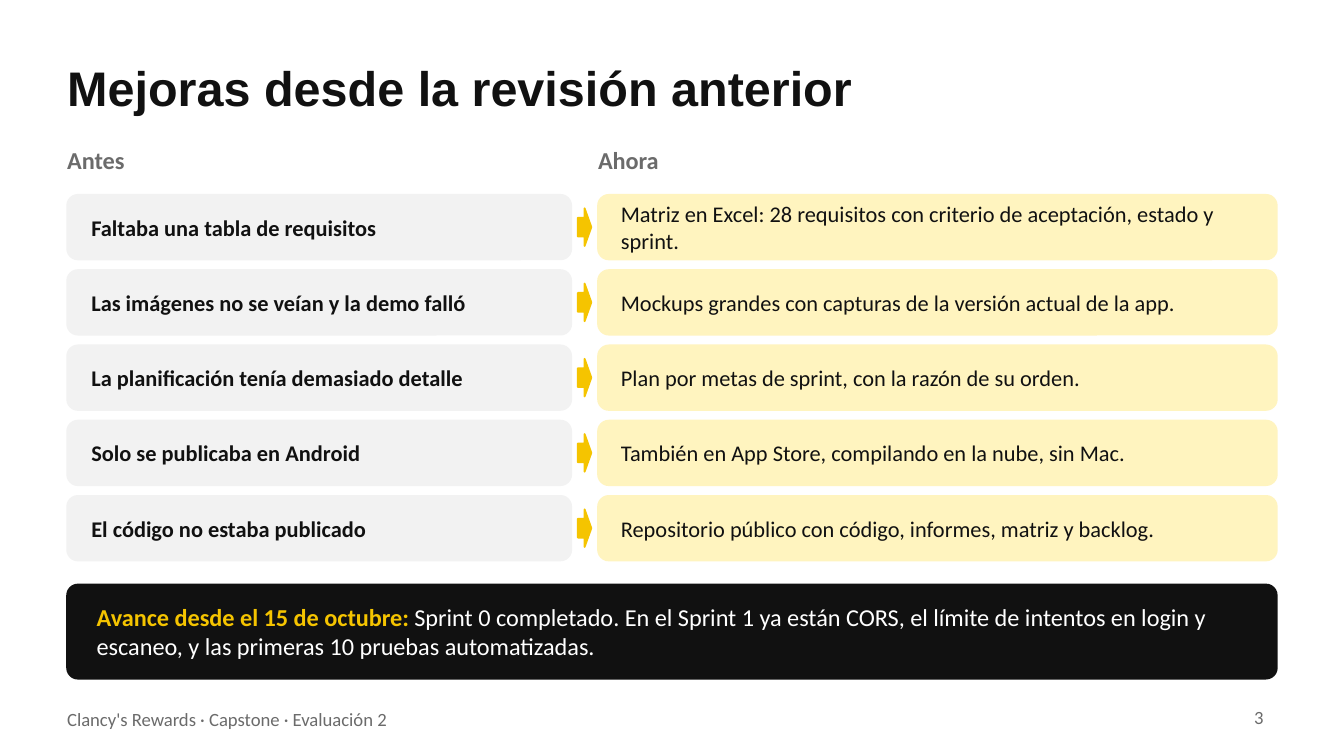
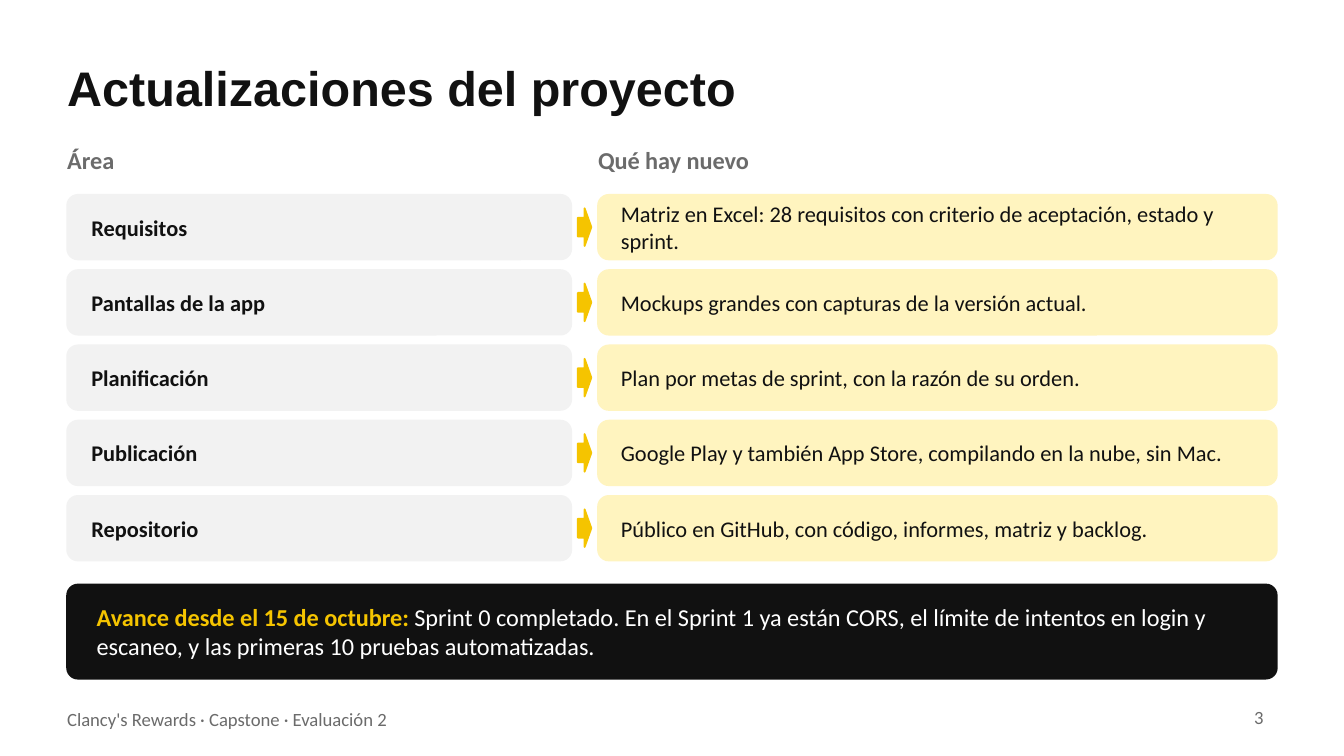
Before and after one commit to 44ndy/clancys-rewards, a slide deck: slide 3 of Fase 2/Evidencias Proyecto/Presentación Proyecto.pptx. Drawn at 1344x756 pixels with LibreOffice and Linux fonts; fonts in the diff are those of the drawing. Boxes give left, top, right and bottom in pixels: in the first picture for what was removed or moved away, otherwise in the second. Text is boxed around its words. In the diff, an @@ line names an element or a change of style, - is before the commit and + after.

Commit message:
Presentar los cambios como actualizaciones del proyecto

```diff
--- a/Fase 2/Evidencias Proyecto/Presentación Proyecto.pptx
+++ b/Fase 2/Evidencias Proyecto/Presentación Proyecto.pptx
@@ title at <box>67,71,736,116</box>: text changed @@
-Mejoras desde la revisión anterior
+Actualizaciones del proyecto
@@ text at <box>67,149,114,169</box>: text changed @@
-Antes
+Área
@@ text at <box>598,152,749,173</box>: text changed @@
-Ahora
+Qué hay nuevo
@@ text at <box>91,220,187,240</box>: text changed @@
-Faltaba una tabla de requisitos
+Requisitos
@@ text at <box>91,295,265,315</box>: text changed @@
-Las imágenes no se veían y la demo falló
+Pantallas de la app
@@ text at <box>621,295,1087,315</box>: text changed @@
-Mockups grandes con capturas de la versión actual de la app.
+Mockups grandes con capturas de la versión actual.
@@ text at <box>91,370,208,386</box>: text changed @@
-La planificación tenía demasiado detalle
+Planificación
@@ text at <box>91,445,197,461</box>: text changed @@
-Solo se publicaba en Android
+Publicación
@@ text at <box>621,445,1222,465</box>: text changed @@
-También en App Store, compilando en la nube, sin Mac.
+Google Play y también App Store, compilando en la nube, sin Mac.
@@ text at <box>91,521,198,541</box>: text changed @@
-El código no estaba publicado
+Repositorio
@@ text at <box>621,521,1147,541</box>: text changed @@
-Repositorio público con código, informes, matriz y backlog.
+Público en GitHub, con código, informes, matriz y backlog.
```
Also in this commit, not shown: 4 other slides changed.
